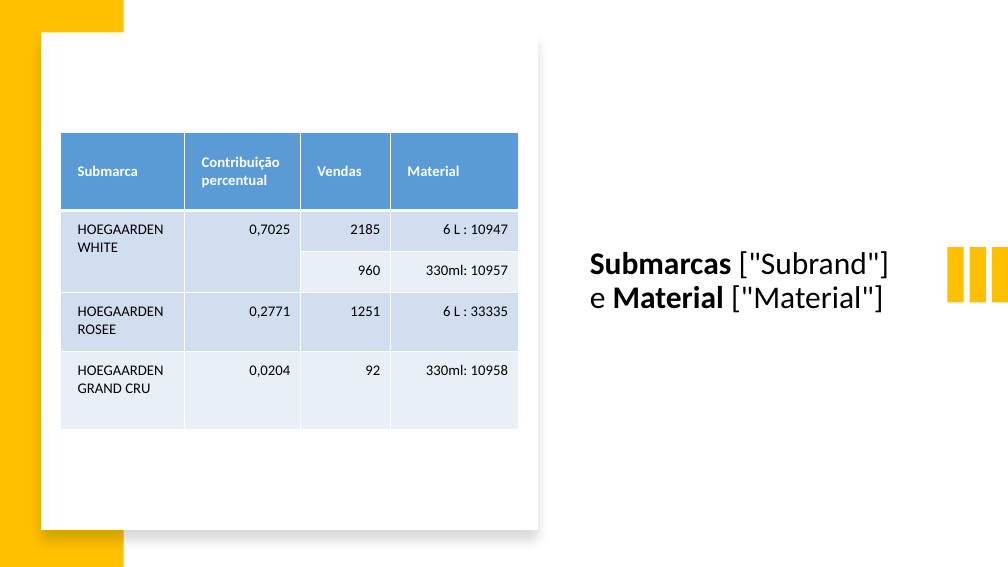
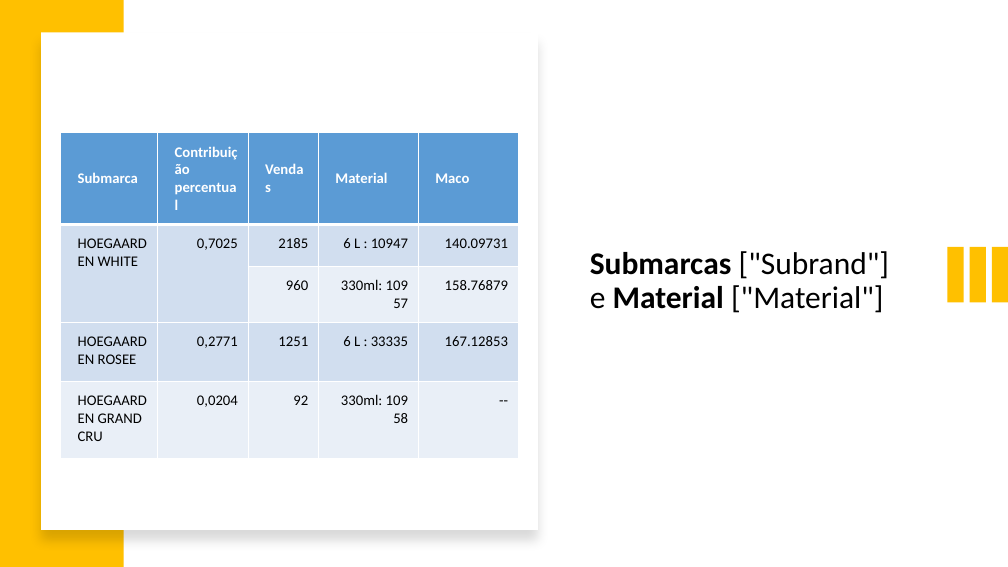
Before and after one commit to brenoccosta/ABIAcademyHack, a slide deck: slide 9 of Apresentação1.pptx. Drawn at 1008x567 pixels with LibreOffice and Linux fonts; fonts in the diff are those of the drawing. Boxes give left, top, right and bottom in pixels: in the first picture for what was removed or moved away, otherwise in the second. Text is boxed around its words. In the diff, an @@ line names an element or a change of style, - is before the commit and + after.

```diff
--- a/Apresentação1.pptx
+++ b/Apresentação1.pptx
@@ table at <box>60,133,518,457</box> @@
+column 5: Maco | 140.09731 | 158.76879 | 167.12853 | --
```
Also in this commit, not shown: 3 other slides changed, 1 other file.
